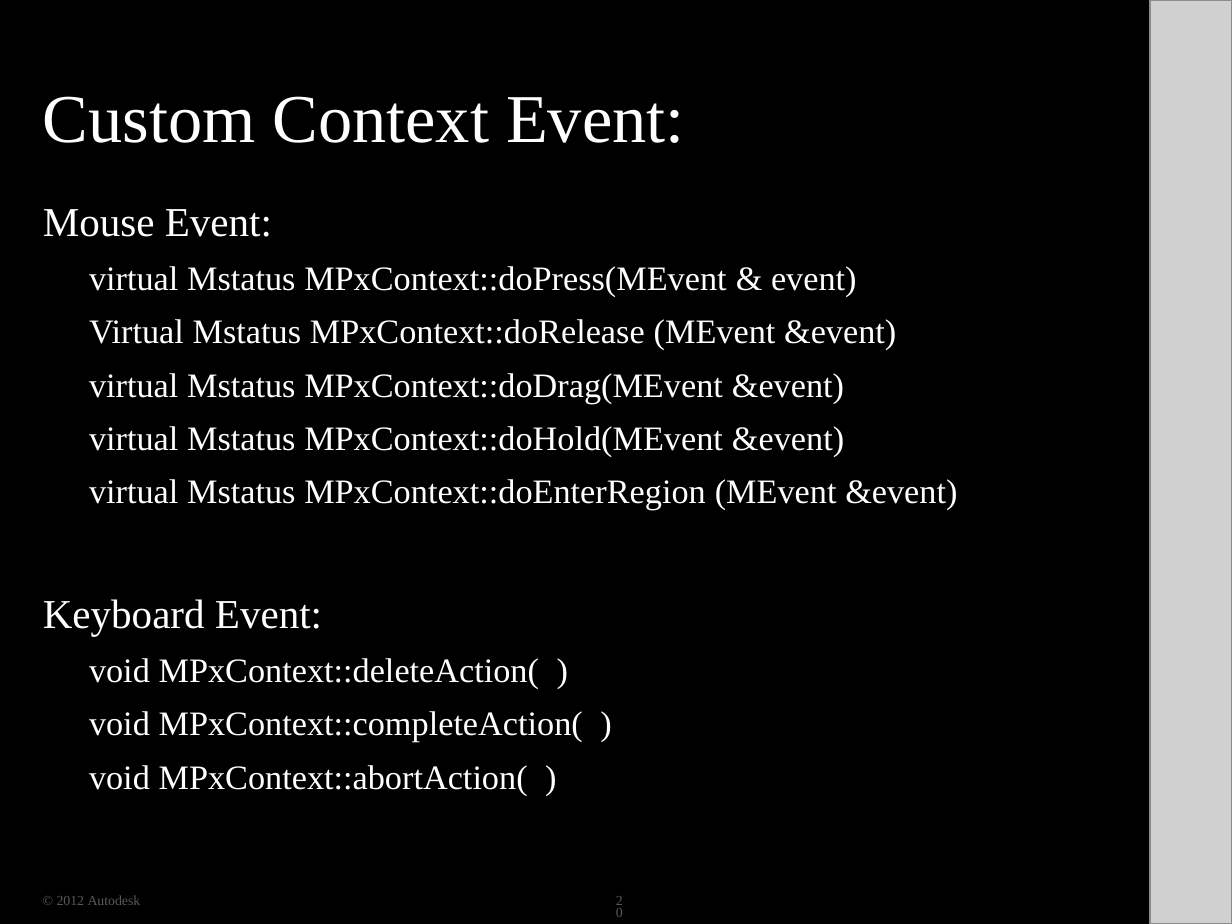
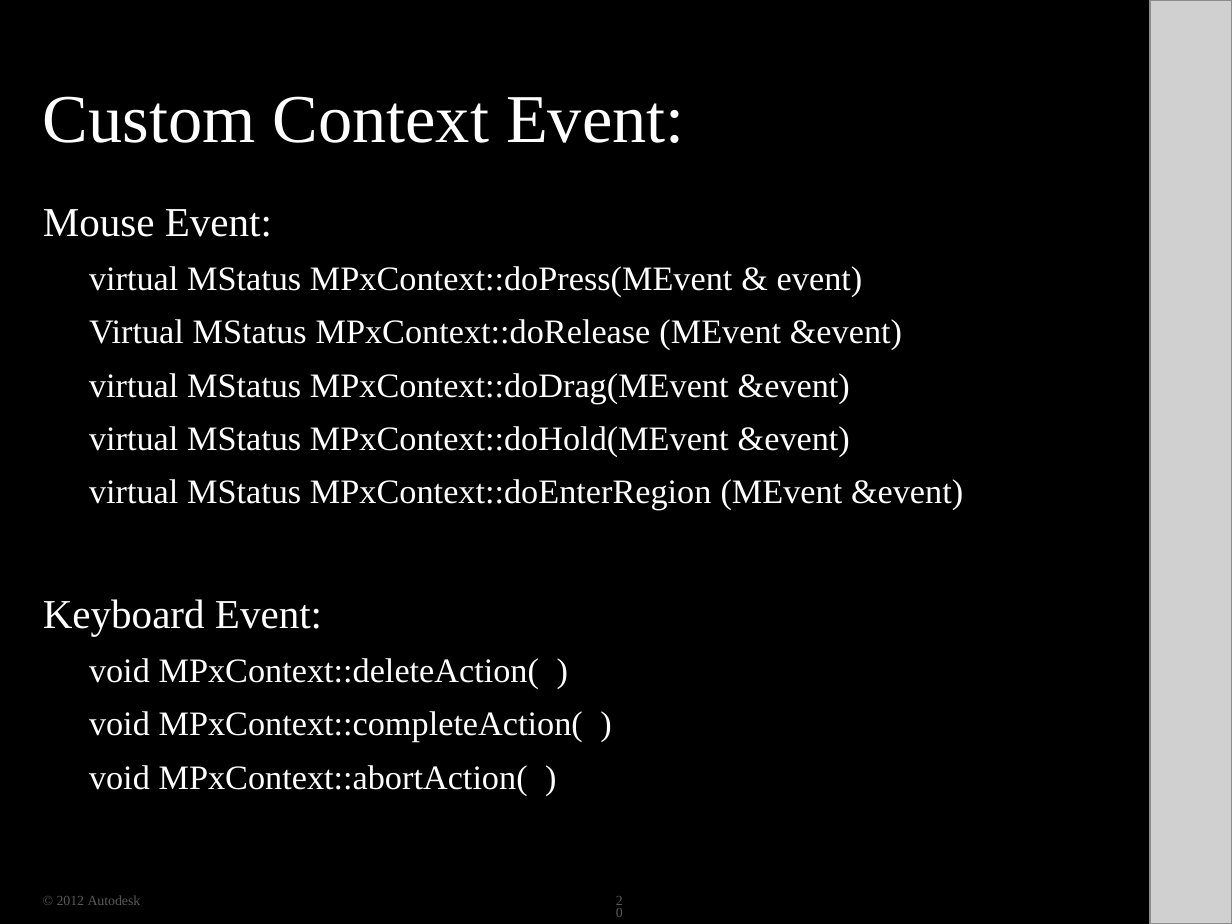
Before and after one commit to ADN-DevTech/Maya-Training-Material, a slide deck: slide 20 of 07_Locator/07_Locator.pptx. Drawn at 1232x924 pixels with LibreOffice and Linux fonts; fonts in the diff are those of the drawing; grey boxes stand for pictures; background and template pictures are left out; a plain dark background stands for a picture behind light text. Boxes give left, top, right and bottom in pixels: in the first picture for what was removed or moved away, otherwise in the second. Text is boxed around its words. In the diff, an @@ line names an element or a change of style, - is before the commit and + after.

```diff
--- a/07_Locator/07_Locator.pptx
+++ b/07_Locator/07_Locator.pptx
@@ text at <box>89,266,963,510</box>: text changed @@
-virtual Mstatus MPxContext::doPress(MEvent & event)
-Virtual Mstatus MPxContext::doRelease (MEvent &event)
-virtual Mstatus MPxContext::doDrag(MEvent &event)
-virtual Mstatus MPxContext::doHold(MEvent &event)
-virtual Mstatus MPxContext::doEnterRegion (MEvent &event)
+virtual MStatus MPxContext::doPress(MEvent & event)
+Virtual MStatus MPxContext::doRelease (MEvent &event)
+virtual MStatus MPxContext::doDrag(MEvent &event)
+virtual MStatus MPxContext::doHold(MEvent &event)
+virtual MStatus MPxContext::doEnterRegion (MEvent &event)
```
Also in this commit, not shown: 4 other slides changed, 8 other files.
